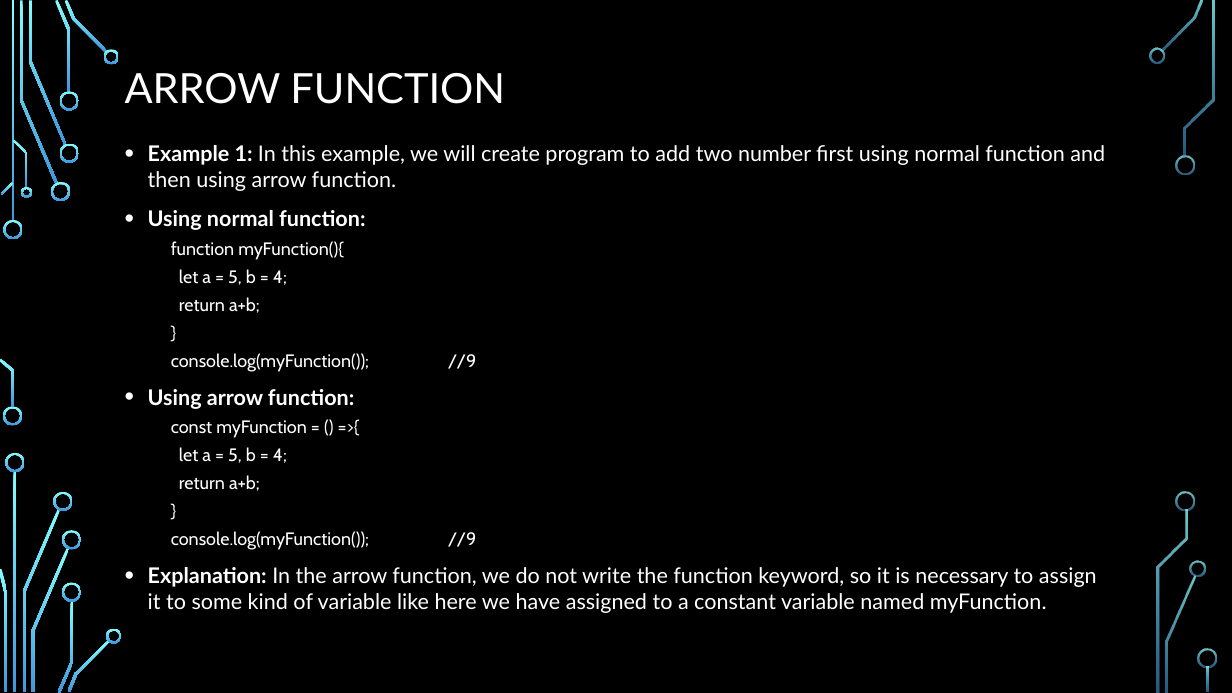
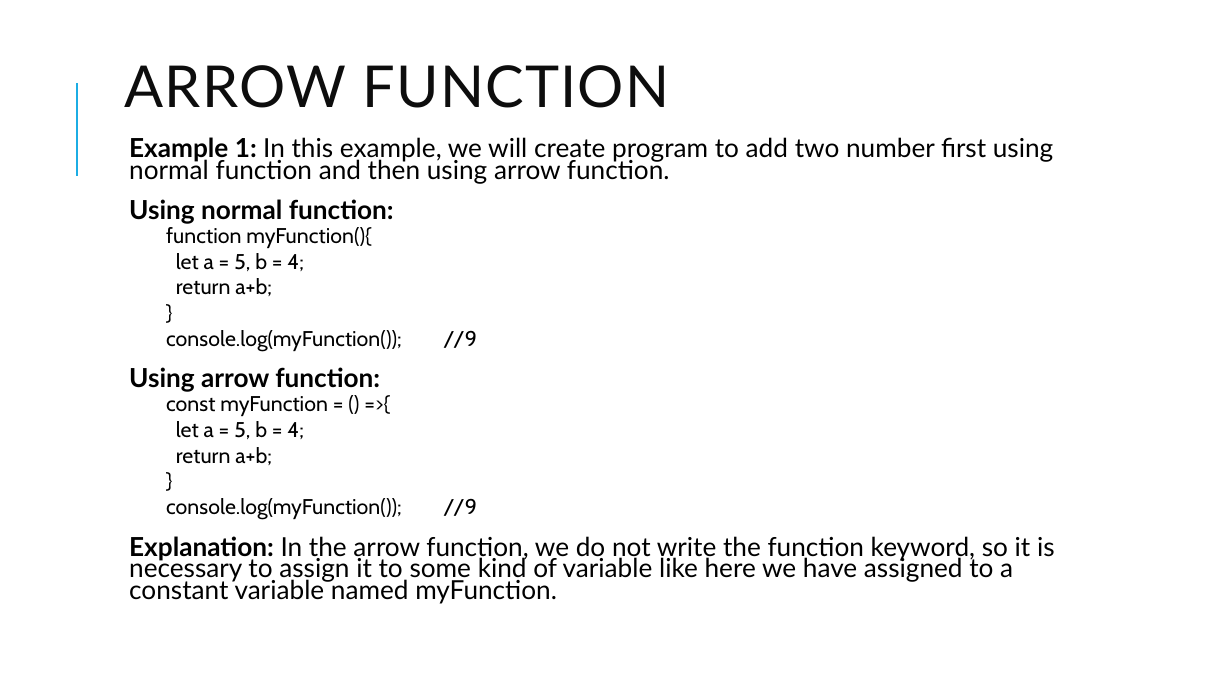
Before and after one commit to PramodJana/JavaScript, a slide deck: slide 10 of GFG JS Course Curriculam/Articles/003 Funtional Programming.pptx. Drawn at 1232x693 pixels with LibreOffice and Linux fonts; fonts in the diff are those of the drawing; background and template pictures are left out. Boxes give left, top, right and bottom in pixels: in the first picture for what was removed or moved away, otherwise in the second. Text is boxed around its words. In the diff, an @@ line names an element or a change of style, - is before the commit and + after.

```diff
--- a/GFG JS Course Curriculam/Articles/003 Funtional Programming.pptx
+++ b/GFG JS Course Curriculam/Articles/003 Funtional Programming.pptx
@@ background picture (left out) to #FFFFFF @@
@@ line added from (77, 176) to (77, 83), #1CADE4 1.5 pt @@
@@ title "ARROW FUNCTION" at (125, 65, 669, 108): size 32.4 to 45 pt, text colour #FFFFFF to #0D0D0D, letter spacing 0 to 1 pt; line spacing 0.9 to 0.8 @@
@@ text "Example 1: In this example, ..." at (129, 137, 1055, 604): size 16.8 to 20.4 pt in "Example 1: In this example, we will ...", "Using normal function:", "Using arrow function:", "Explanation: In the arrow function, we do ..."; text colour #FFFFFF to #000000; size 14 to 16.6 pt in "function myFunction(){", "let a = 5, b = 4;", "return a+b;", "}" and 6 more places; bullet • to  ; line spacing 1 to 0.7; more space between paragraphs @@
@@ group removed at (0, 0, 1217, 693): 33 freeform shapes, 3 rectangles @@
```
Also in this commit, not shown: 15 other slides changed, 27 slides added, 27 slides removed.
